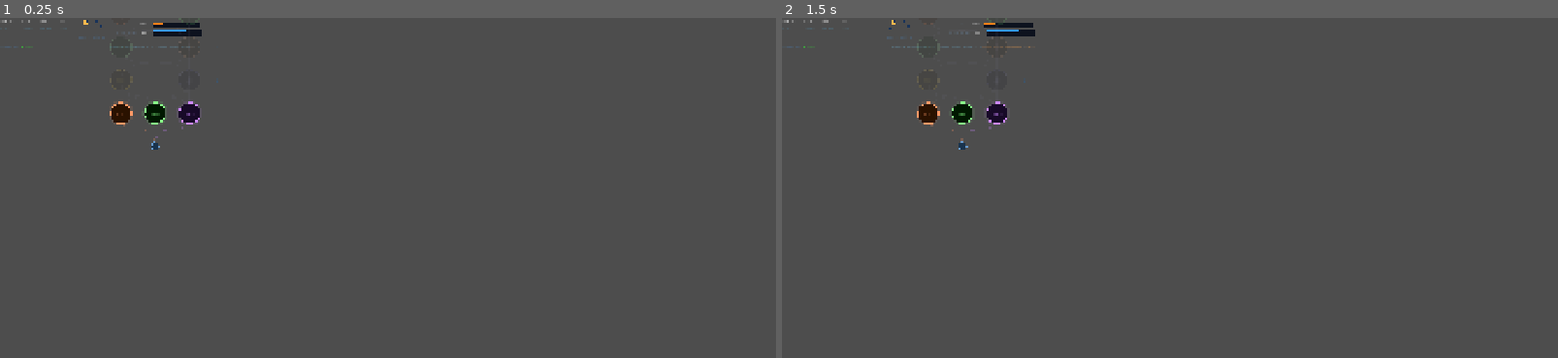
Above: before the commit, frames 1-2 (left to right).
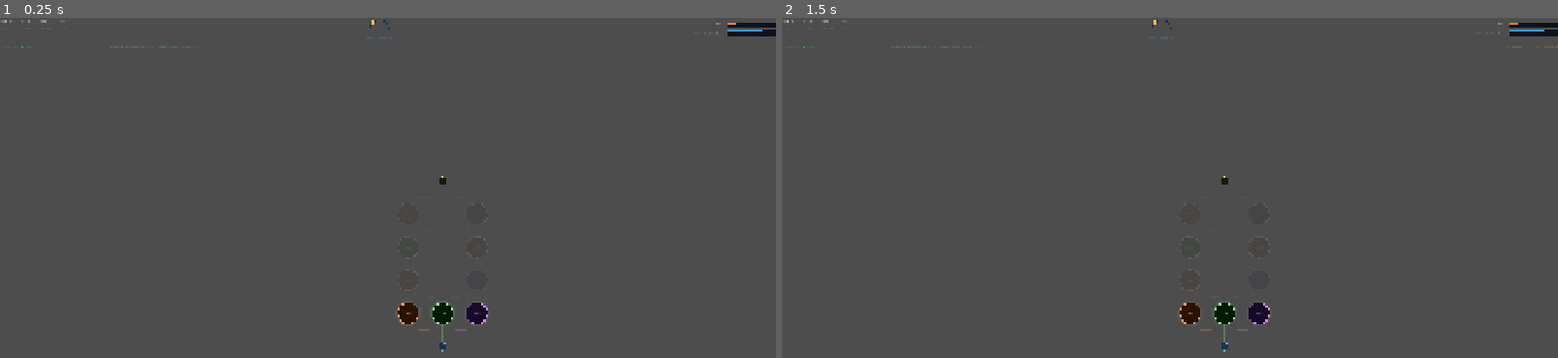
Above: after the commit, the same moments.

Repository: mcgrj/deadreckoning
Game: Godot game, scene res://src/ui/RunScene.tscn
The game is run twice, just before and just after one commit, with the same random seed, the same clock (stepped at 60 frames per second) and the same inputs. This scene is started directly instead of the project's main scene.
Inputs (mouse positions are in pixels of both pictures, inside the frame that each line leads up to):
- Up to frame 1 (0.25 s): no input
- Up to frame 2 (1.5 s): tap Enter at 0.5 s; move the mouse to (1340, 215) at 0.52 s; click (1340, 215) at 0.67 s; tap Space at 0.77, 1.25 s; move the mouse to (1014, 259) at 1.27 s; click (1014, 259) at 1.42 s

The runs differ from the first frame. In frame 1, 1.5% of the frame differs, in the area x 10-100%, y 0-99%; in frame 2, 1.5%, in the area x 13-100%, y 0-99%.

Commit message:
UI and others

Diff:
--- a/game/src/ui/RunScene.gd
+++ b/game/src/ui/RunScene.gd
@@ -20,6 +20,7 @@
 
 
 func _ready() -> void:
+	set_anchors_and_offsets_preset(Control.PRESET_FULL_RECT)
 	var config := SaveManager.pending_run_config
 	SaveManager.pending_run_config = {}
 	_state = ExpeditionState.create_from_config(config)
Not shown, added: game/src/SaveManager.gd.uid
Not shown, added: game/src/constants/GameConstants.gd.uid
Not shown, added: game/src/content/ContentBase.gd.uid
Not shown, added: game/src/content/ContentRegistry.gd.uid
Not shown, added: game/src/content/ContentValidator.gd.uid
Not shown, added: game/src/content/resources/ConditionDef.gd.uid
Not shown, added: game/src/content/resources/CrewBackgroundDef.gd.uid
Not shown, added: game/src/content/resources/DoctrineDef.gd.uid
Not shown, added: game/src/content/resources/EffectDef.gd.uid
Not shown, added: game/src/content/resources/IncidentChoiceDef.gd.uid
Not shown, added: game/src/content/resources/IncidentDef.gd.uid
Not shown, added: game/src/content/resources/ObjectiveDef.gd.uid
(and 45 more such lines)
